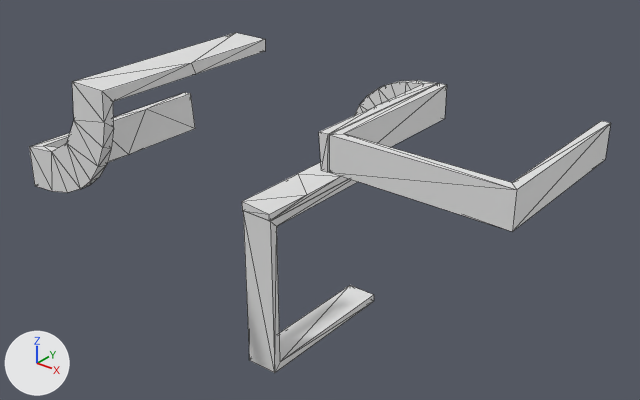
A saved change to the OBJ model data/bmc/SET_4W2C/t_434.obj.
Camera for both pictures: a 50 mm camera at (1.232, -1.577, 1.093) aimed at (-0.048, 0.024, 0.101). Every picture has the same lights, and +X, +Y and +Z are marked at lower left. Mesh edges are drawn as thin lines. Where no turn or scale is listed for an object, it has been applied to the vertices.

Objects in the first picture: 't_434'.
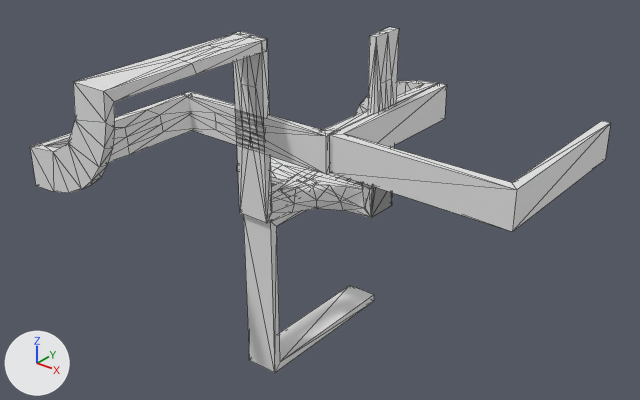
Boxes (x1, y1, x2, y2) around the edits, measured in the pictures (640 x 400 px):
't_434', reshaped
    before: (29, 33, 611, 373)
    after: (30, 27, 611, 373)
part 1 of me_t_434, rebuilt
    before: (29, 33, 265, 193)
    after: (30, 33, 267, 193)
part 2 of me_t_434, added
    after: (182, 27, 399, 223)
part 3 of me_t_434, built on
    before: (242, 83, 438, 221)
    after: (271, 83, 438, 197)

What the commit changed:
me_t_434 is used by ob_t_434; location (0.0, 0.0, 0.0).
me_t_434 had 120 vertices, 224 faces and spanned x -0.5..0.5, y -0.5..0.5, z -0.5..0.5.
me_t_434 now has 317 vertices, 616 faces and spans x -0.5..0.5, y -0.5..0.5, z -0.5..0.501.
me_t_434 part 1: the loose piece of 44 vertices spanning x -0.5..-0.2, y -0.5..0.0, z 0.2..0.5 is rebuilt with 72 vertices and now spans x -0.496..-0.196, y -0.5..0.0, z 0.201..0.501.
me_t_434 part 2: a new loose piece of 141 vertices spanning x -0.5..0.0, y -0.014..0.286, z 0.0..0.5.
Part 3, on me_t_434:
20 faces are deleted.
22 vertices are added at x -0.279..-0.004, y 0.0..0.25, z -0.001..0.274.
6 new vertices lie (0.0, 0.125, 0.0) away from vertices in x -0.279..-0.004, y 0.0..0.125, z -0.001..0.274.
76 new faces join them.
